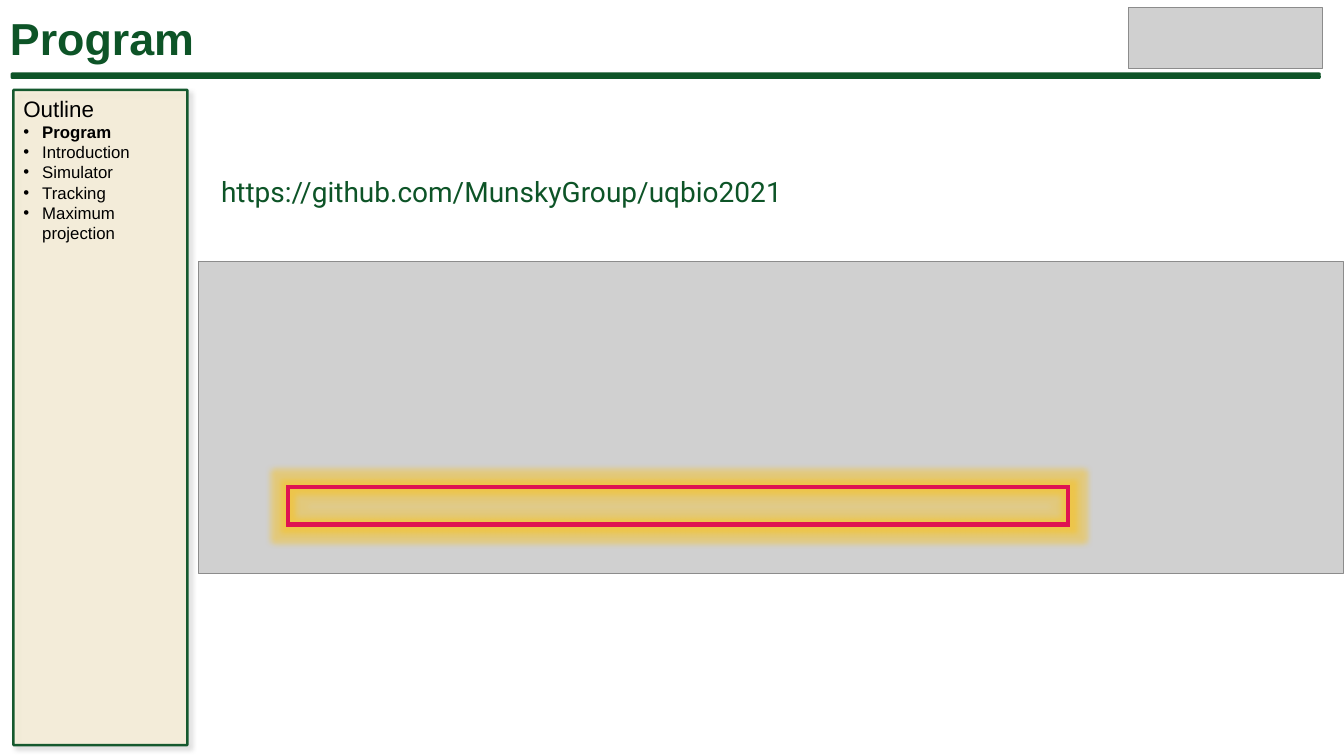
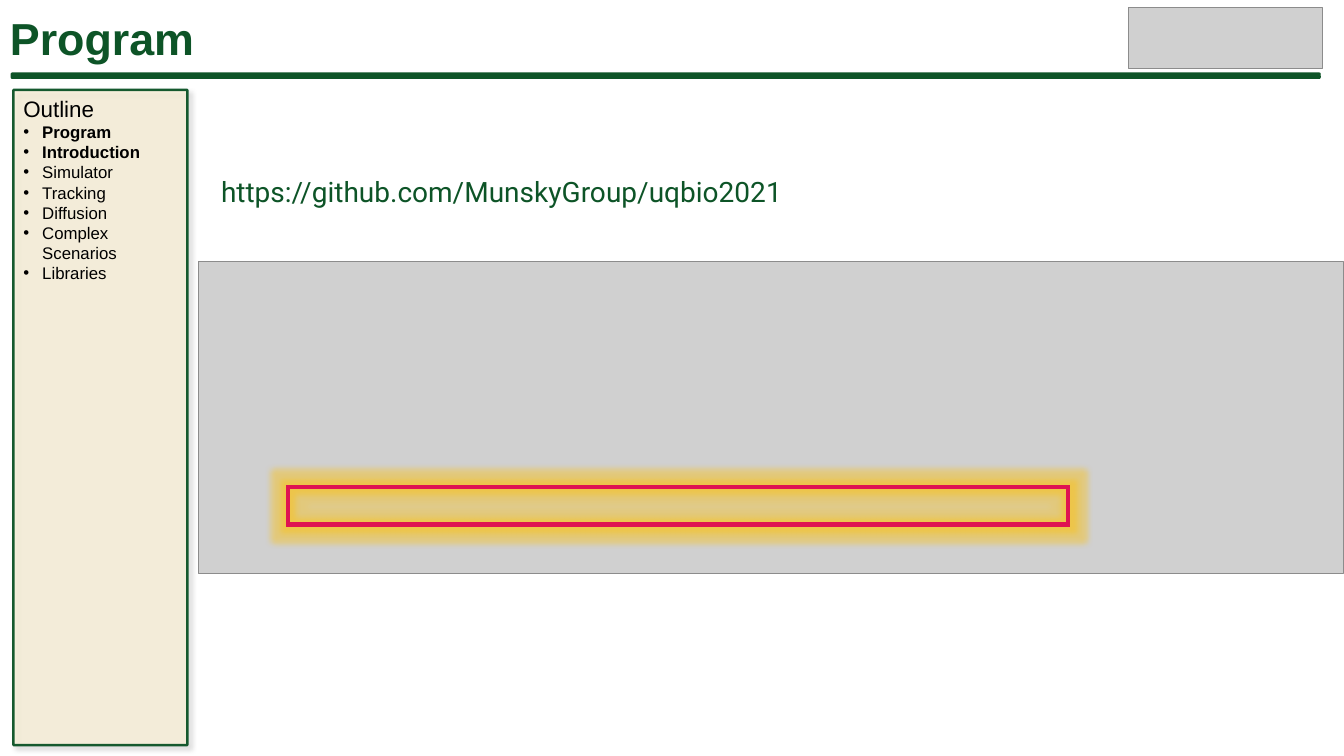
Before and after one commit to MunskyGroup/uqbio2021, a slide deck: slide 2 of module_1/presentation/Module_1b.pptx. Drawn at 1344x756 pixels with LibreOffice and Linux fonts; fonts in the diff are those of the drawing; grey boxes stand for pictures. Boxes give left, top, right and bottom in pixels: in the first picture for what was removed or moved away, otherwise in the second. Text is boxed around its words. In the diff, an @@ line names an element or a change of style, - is before the commit and + after.

```diff
--- a/module_1/presentation/Module_1b.pptx
+++ b/module_1/presentation/Module_1b.pptx
@@ text at <box>42,146,140,158</box>: bold on in "Introduction" @@
@@ text at <box>42,207,117,279</box>: text changed @@
-• Maximum projection
+• Diffusion
+• Complex Scenarios
+• Libraries
```
Also in this commit, not shown: 2 other files.
